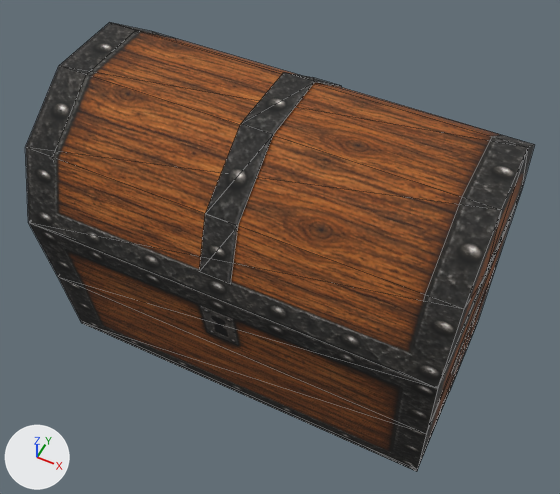
Two versions of the glTF model worlds/mm9/models/mm9_deco_chest3.glb, one commit apart.
Both versions are drawn from a camera (50 mm lens) standing at (0.586, -1.173, 1.784) and looking at (0.014, -0.03, 0.356). Lighting does not change. The marker at lower left points along +X, +Y and +Z. The older version comes first. Mesh edges are drawn as thin lines. Vertices at exactly the same position are counted once.

The first picture shows 'Chest3'.
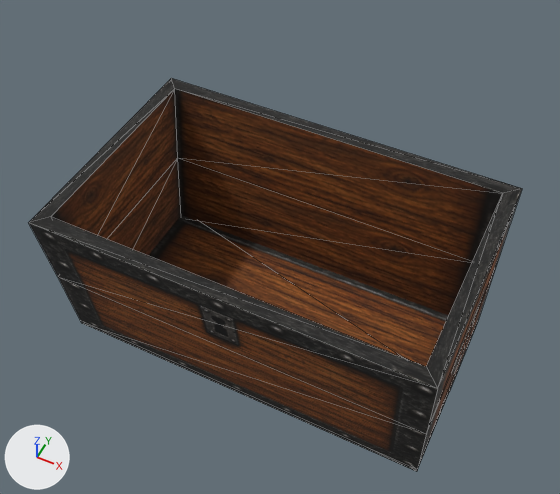
The change, as JSON lines over the scene's bpy script:
```json
{"block": "me_chest3_001", "where": "# used by ob_chest3; location = (0.0, 0.0, 0.0)"}
{"op": "remove", "block": "me_chest3_001", "code": "me_chest3_001.from_pydata(...)  # 82 vertices, 122 faces; spans x -0.501..0.501, y -0.315..0.315, z 0.0..0.771"}
{"op": "add", "block": "me_chest3_001", "code": "me_chest3_001.from_pydata(...)  # 32 vertices, 56 faces; spans x -0.501..0.501, y -0.314..0.315, z 0.0..0.467"}
{"block": "me_chest3_001", "change": "me_chest3_001 part 1: the loose piece of 12 vertices spanning x -0.041..0.033, y -0.301..0.302, z 0.519..0.771 is deleted"}
{"block": "me_chest3_001", "change": "me_chest3_001 part 2"}
{"block": "me_chest3_001", "change": "38 vertices are removed from x -0.501..0.501, y -0.315..0.315, z 0.467..0.767"}
{"block": "me_chest3_001", "change": "66 faces are deleted"}
{"block": "me_chest3_001", "change": "10 new faces join them"}
```

Boxes (x1, y1, x2, y2) around the edits, measured in the pictures (560 x 494 px):
```json
{"object": "Chest3", "change": "reshaped", "before": [26, 23, 534, 471], "after": [29, 78, 522, 471], "on screen": "12% shorter"}
{"part": 1, "of": "me_chest3_001", "change": "deleted", "before": [199, 72, 341, 284]}
{"part": 2, "of": "me_chest3_001", "change": "cut back", "before": [26, 23, 534, 388], "after": [38, 78, 522, 383]}
```
